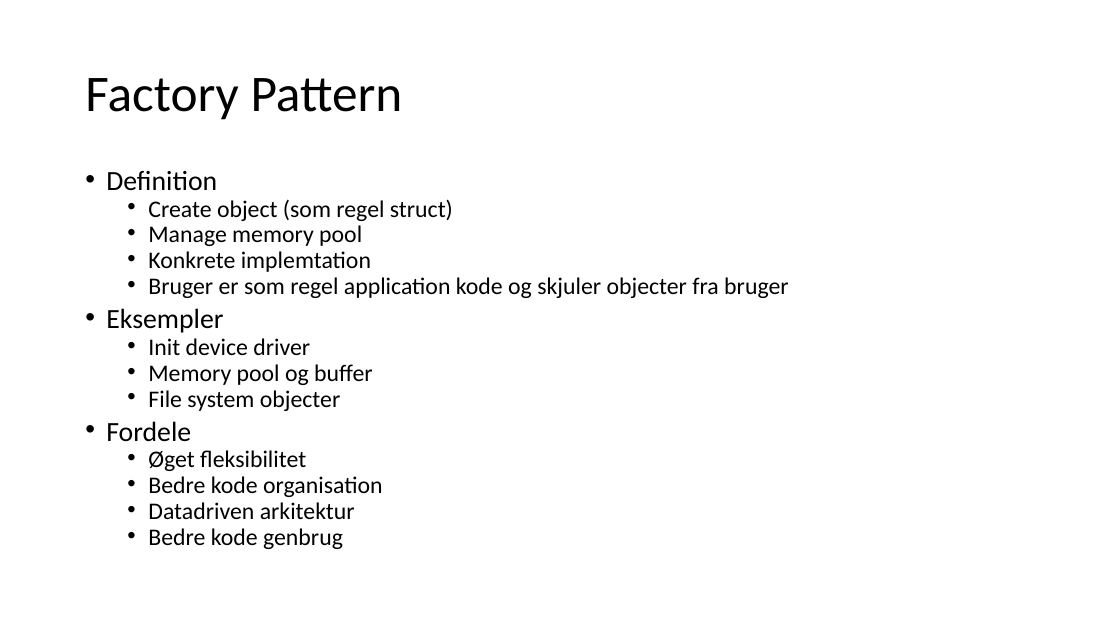
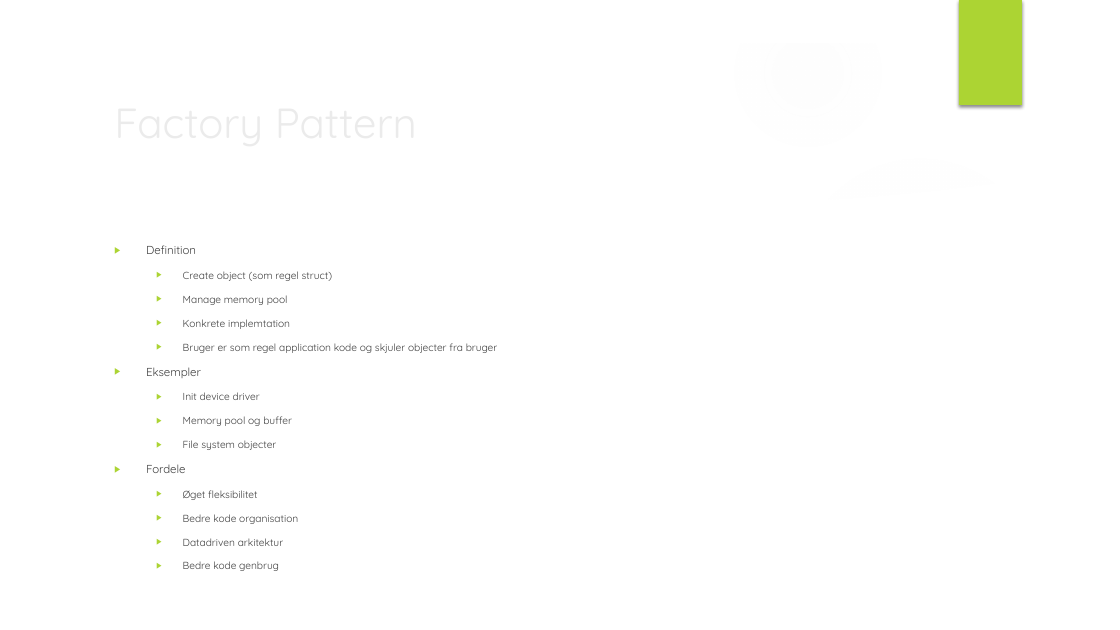
Before and after one commit to HybridChild/IDA_DesignPatterns, a slide deck: slide 11 of Embedded C Programming Design Patterns.pptx (slide 10 before the commit). Drawn at 1120x630 pixels with LibreOffice and Linux fonts; fonts in the diff are those of the drawing; background and template pictures are left out. Boxes give left, top, right and bottom in pixels: in the first picture for what was removed or moved away, otherwise in the second. Text is boxed around its words. In the diff, an @@ line names an element or a change of style, - is before the commit and + after.

```diff
--- a/Embedded C Programming Design Patterns.pptx
+++ b/Embedded C Programming Design Patterns.pptx
@@ group added at bbox=[0, 0, 1120, 630]: 2 ellipses, 2 freeform shapes @@
@@ rectangle added at bbox=[959, 0, 1022, 105], fill #ACD433 @@
@@ title "Factory Pattern": place and size @@
-title "Factory Pattern" at bbox=[85, 78, 403, 120]
+title "Factory Pattern" at bbox=[106, 89, 911, 154]
@@ title "Factory Pattern" at bbox=[106, 89, 911, 154]: size 44 to 36 pt, font Calibri to Quicksand, text colour #000000 to #EBEBEB; line spacing 0.9 to 1 @@
@@ text "Definition": place and size @@
-text "Definition" at bbox=[106, 171, 788, 549]
+text "Definition" at bbox=[146, 245, 498, 546]
@@ text "Definition" at bbox=[146, 245, 498, 546]: size 23.8 to 9.9 pt in "Definition", "Eksempler", "Fordele"; font Calibri to Quicksand, text colour #000000 to #404040, size 20.4 to 8.8 pt; bullet • to ▶; line spacing 0.7 to 1; more space between paragraphs @@
```
Also in this commit, not shown: 20 other slides changed, 3 slides added, 1 slide removed, 1 other file.
